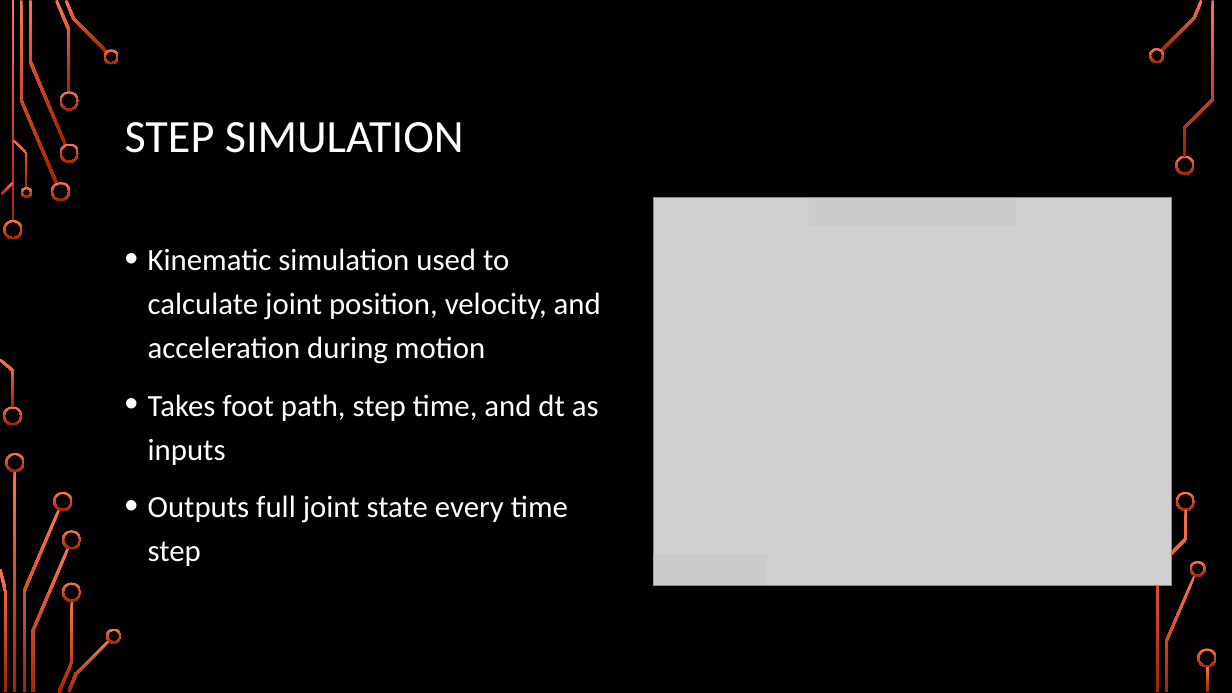
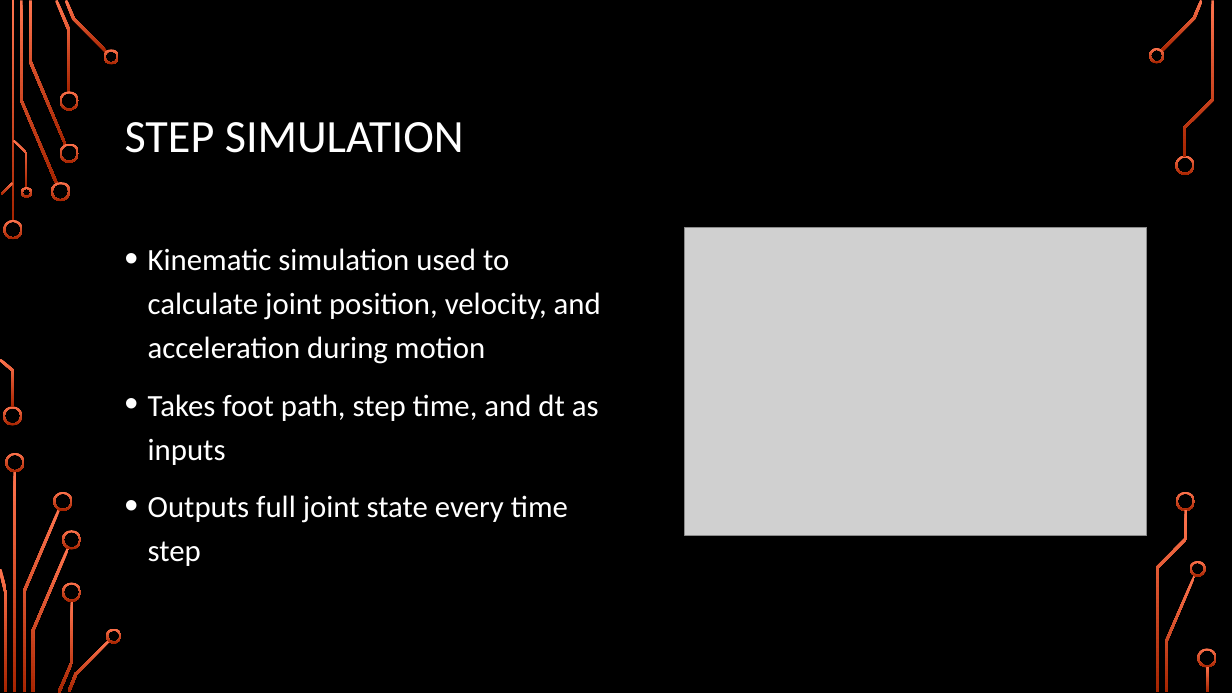
Before and after one commit to Logiant/AgileRoboticControls, a slide deck: slide 12 of Documentation/Presentation/Design Presentation/Design Presentation.pptx. Drawn at 1232x693 pixels with LibreOffice and Linux fonts; fonts in the diff are those of the drawing; grey boxes stand for pictures; background and template pictures are left out. Boxes give left, top, right and bottom in pixels: in the first picture for what was removed or moved away, otherwise in the second. Text is boxed around its words. In the diff, an @@ line names an element or a change of style, - is before the commit and + after.

```diff
--- a/Documentation/Presentation/Design Presentation/Design Presentation.pptx
+++ b/Documentation/Presentation/Design Presentation/Design Presentation.pptx
@@ rectangle removed at bbox=[810, 198, 1017, 226] @@
@@ picture: place and size @@
-picture at bbox=[654, 197, 1172, 585]
+picture at bbox=[685, 227, 1147, 535]
@@ rectangle removed at bbox=[654, 555, 768, 585] @@
```
Also in this commit, not shown: 1 other slide changed, 2 other files.
